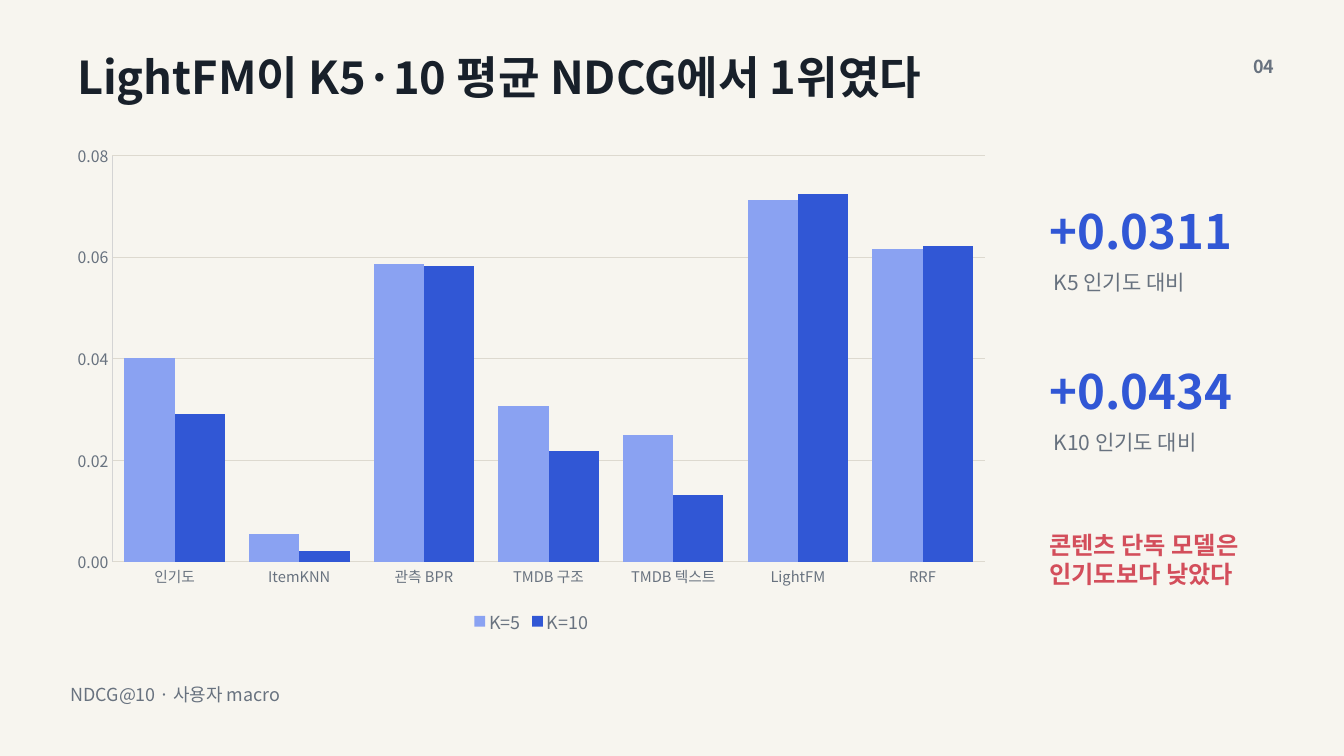
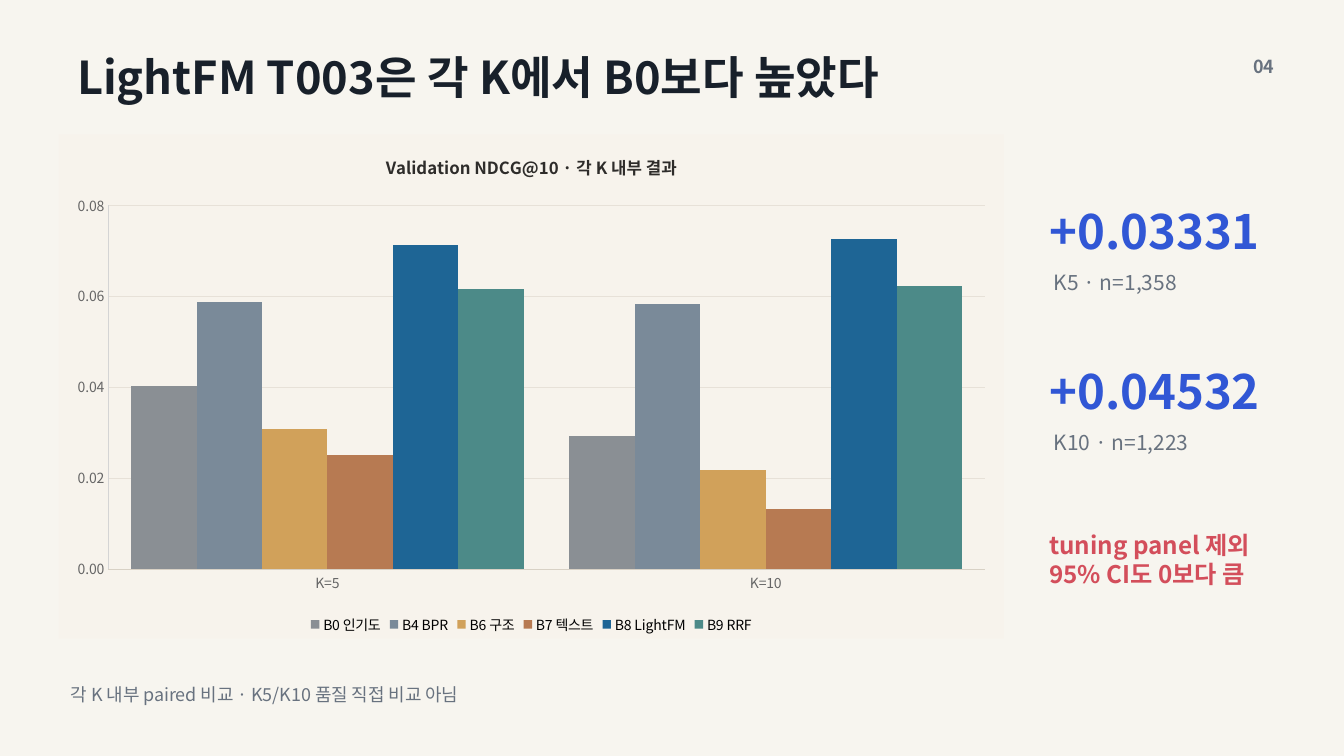
Before and after one commit to itcksgud/FEELM, a slide deck: slide 4 of docs/presentation/FEELM-REC-EV-019C-results.pptx. Drawn at 1344x756 pixels with LibreOffice and Linux fonts; fonts in the diff are those of the drawing. Boxes give left, top, right and bottom in pixels: in the first picture for what was removed or moved away, otherwise in the second. Text is boxed around its words. In the diff, an @@ line names an element or a change of style, - is before the commit and + after.

```diff
--- a/docs/presentation/FEELM-REC-EV-019C-results.pptx
+++ b/docs/presentation/FEELM-REC-EV-019C-results.pptx
@@ text at box(77, 56, 879, 105): text changed @@
-LightFM이 K5·10 평균 NDCG에서 1위였다
+LightFM T003은 각 K에서 B0보다 높았다
@@ column chart at box(58, 134, 1004, 638) @@
@@ title "Validation NDCG@10 · 각 K 내부 결과 " added @@
-categories: 인기도, ItemKNN, 관측 BPR, TMDB 구조, TMDB 텍스트, LightFM, RRF
+categories: K=5, K=10
-K=5: 0.04, 0.005, 0.059, 0.031, 0.025, 0.071, 0.061
+B0 인기도: 0.04, 0.029
@@ colour of B0 인기도 #8AA2F2 to #8A8F94 @@
-K=10: 0.029, 0.002, 0.058, 0.022, 0.013, 0.072, 0.062
+B4 BPR: 0.059, 0.058
@@ colour of B4 BPR #3157D5 to #7A8A99 @@
+B6 구조: 0.031, 0.022
+B7 텍스트: 0.025, 0.013
+B8 LightFM: 0.071, 0.073
+B9 RRF: 0.061, 0.062
@@ legend changed @@
@@ category axis changed @@
@@ value axis changed @@
@@ bar spacing changed @@
@@ background changed @@
@@ text at box(1049, 213, 1259, 250): text changed @@
-+0.0311
++0.03331
@@ text at box(1054, 274, 1177, 294): text changed @@
-K5 인기도 대비
+K5 · n=1,358
@@ text at box(1049, 373, 1259, 410): text changed @@
-+0.0434
++0.04532
@@ text at box(1054, 434, 1189, 454): text changed @@
-K10 인기도 대비
+K10 · n=1,223
@@ text at box(1049, 533, 1250, 585): text changed @@
-콘텐츠 단독 모델은
-인기도보다 낮았다
+tuning panel 제외
+95% CI도 0보다 큼
@@ text at box(71, 686, 458, 705): text changed @@
-NDCG@10 · 사용자 macro
+각 K 내부 paired 비교 · K5/K10 품질 직접 비교 아님
```
Also in this commit, not shown: 7 other slides changed, 16 other files.
